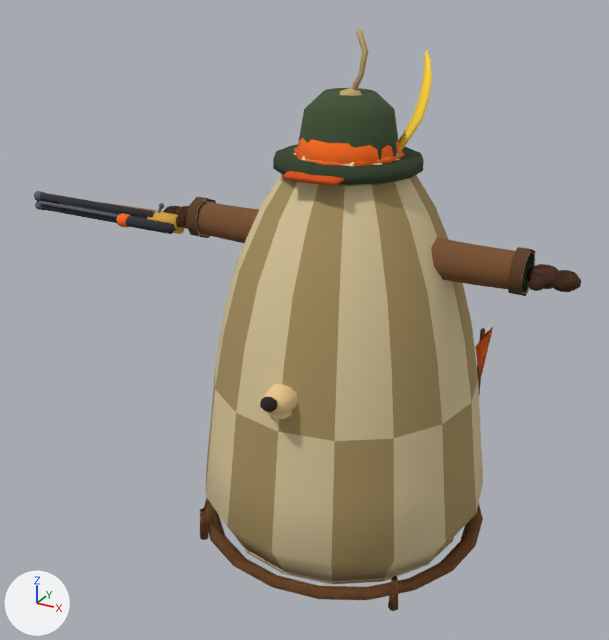
Before and after pictures for a commit that changed the Blender file art/hunters/export/hunters.blend.
The view is the same before and after, from a 50 mm lens placed at (1.44, -2.99, 2.43), pointed at (-0.23, 0.04, 0.92). The lights are fixed; the arrows at lower left show +X, +Y and +Z. The older version comes first. Objects named as collision shapes, trigger or cutter boxes, shadow casters or lower levels of detail are left out.

Names of what the first picture shows: 'boss_LOD0', 'dog_LOD0', 'rifleman_LOD0', 'trap_sprung', 'trapper_LOD0' and 2 more.
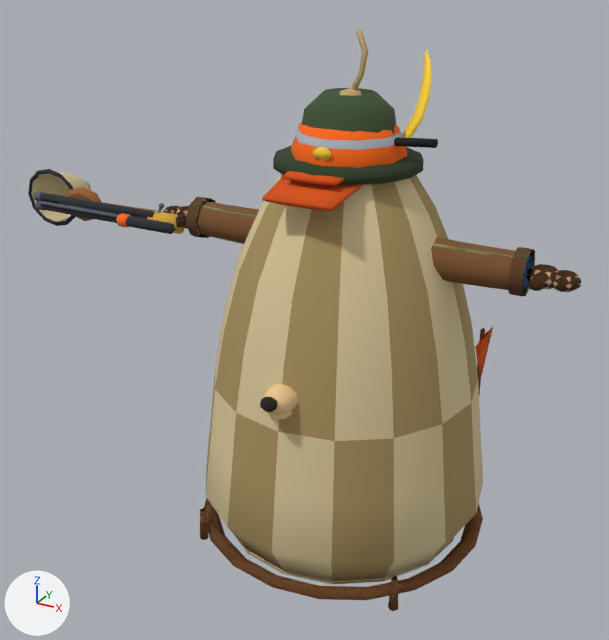
Pixel boxes (x1, y1, x2, y2) of what changed, in the pictures (609 x 640 px):
'recruit_LOD0', added
    after: (28, 123, 535, 297)
'beater_LOD0', added (mostly hidden)
    after: (66, 129, 581, 292)
'trapper_LOD0', unchanged, covered by the edit
    before: (59, 138, 535, 295)
    after: (59, 199, 535, 295)

The change, as a diff of the scene's bpy script:
```diff
--- a/art/hunters/export/hunters.blend.py
+++ b/art/hunters/export/hunters.blend.py
@@ me_recruit_lod0 @@
+me_recruit_lod0.from_pydata(...)  # 1119 vertices, 1234 faces; spans x -1.8..0.94, y -0.43..0.27, z 0.0..1.87
+me_recruit_lod0.polygons.foreach_set('use_smooth', [True] * 1234)
+me_recruit_lod0.materials.append(mat_hunter)  # picture img_hunter_palette
@@ me_beater_lod0 @@
+me_beater_lod0.from_pydata(...)  # 1118 vertices, 1246 faces; spans x -1.54..0.94, y -0.26..0.22, z 0.0..1.84
+me_beater_lod0.polygons.foreach_set('use_smooth', [True] * 1246)
+me_beater_lod0.materials.append(mat_hunter)  # picture img_hunter_palette
@@ ob_recruit_lod0 @@
+ob_recruit_lod0 = bpy.data.objects.new('recruit_LOD0', me_recruit_lod0)
+ob_recruit_lod0.location = (0.0, 0.0, 0.0)
@@ ob_beater_lod0 @@
+ob_beater_lod0 = bpy.data.objects.new('beater_LOD0', me_beater_lod0)
+ob_beater_lod0.location = (0.0, 0.0, 0.0)
```
